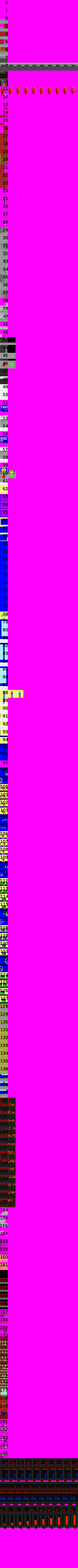
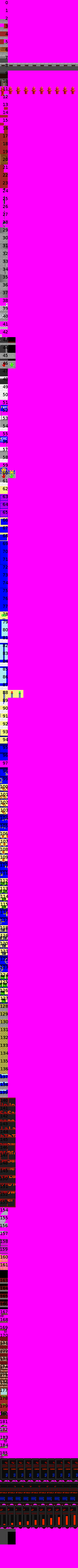
Layer changes from the first 78px x 1568px image to the second:
added layer "Eingefügte Ebene #143" above "Eingefügte Ebene #145" over <box>7,1528,16,1537</box>
added layer "Eingefügte Ebene #145" above "Eingefügte Ebene #144" over <box>7,1536,16,1545</box>
added layer "Eingefügte Ebene #144" above "Eingefügte Ebene #142" over <box>0,1536,8,1545</box>
added layer "Eingefügte Ebene #142" above "numbers" over <box>0,1528,8,1537</box>
